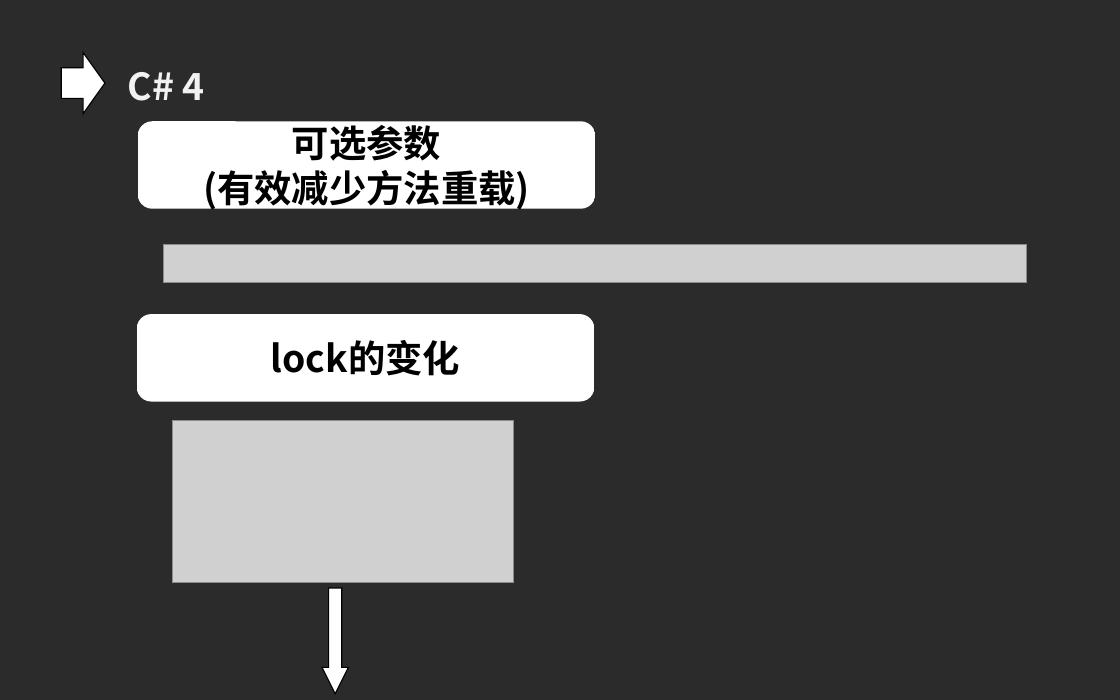
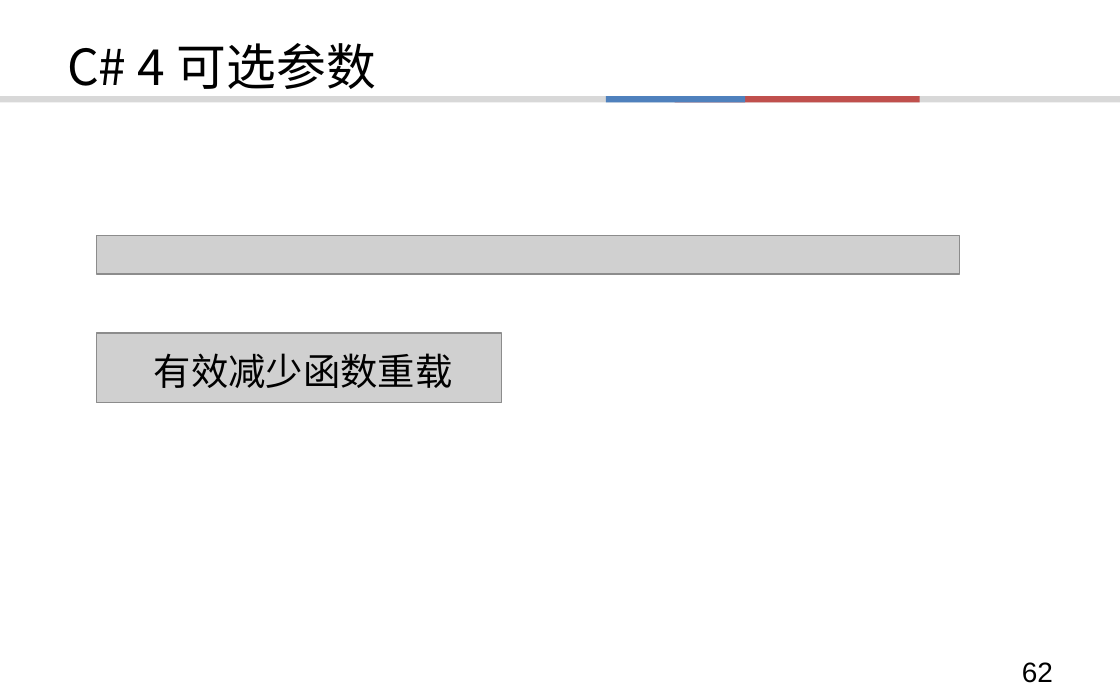
Before and after one commit to TerabyteX/lecture, a slide deck: slide 62 of C#/CsharpEvolution.ppt (slide 45 before the commit). Drawn at 1120x700 pixels with LibreOffice and Linux fonts; fonts in the diff are those of the drawing; grey boxes stand for pictures; background and template pictures are left out; a plain dark background stands for a picture behind light text. Boxes give left, top, right and bottom in pixels: in the first picture for what was removed or moved away, otherwise in the second. Text is boxed around its words. In the diff, an @@ line names an element or a change of style, - is before the commit and + after.

```diff
--- a/C#/CsharpEvolution.ppt
+++ b/C#/CsharpEvolution.ppt
@@ background picture (left out) to #FFFFFF @@
@@ right arrow removed at bbox=[62, 53, 105, 114] @@
@@ title added at bbox=[67, 43, 376, 89], 32 pt, text #000000 @@
+C# 4 可选参数
@@ text removed at bbox=[128, 72, 205, 101] @@
-C# 4
@@ rectangle added at bbox=[0, 96, 1120, 103], fill #D8D8D8 @@
@@ rectangle added at bbox=[606, 96, 745, 103], fill #4F81BD @@
@@ rectangle added at bbox=[674, 96, 920, 103], fill #C0504D @@
@@ rounded rectangle removed at bbox=[138, 121, 596, 208] @@
-可选参数
-(有效减少方法重载)
@@ picture: place and size @@
-picture at bbox=[164, 244, 1027, 282]
+picture at bbox=[96, 235, 960, 273]
@@ rounded rectangle removed at bbox=[137, 315, 595, 402] @@
-lock的变化
@@ picture: place and size @@
-picture at bbox=[172, 421, 514, 584]
+picture at bbox=[96, 333, 502, 402]
@@ text added at bbox=[154, 353, 453, 388], 24 pt, text #000000 @@
+有效减少函数重载
@@ down arrow removed at bbox=[323, 588, 349, 693] @@
@@ page number added at bbox=[1022, 662, 1053, 683], 18 pt, text #000000 @@
+62
```
Also in this commit, not shown: 47 other slides changed, 37 slides added, 7 slides removed.
